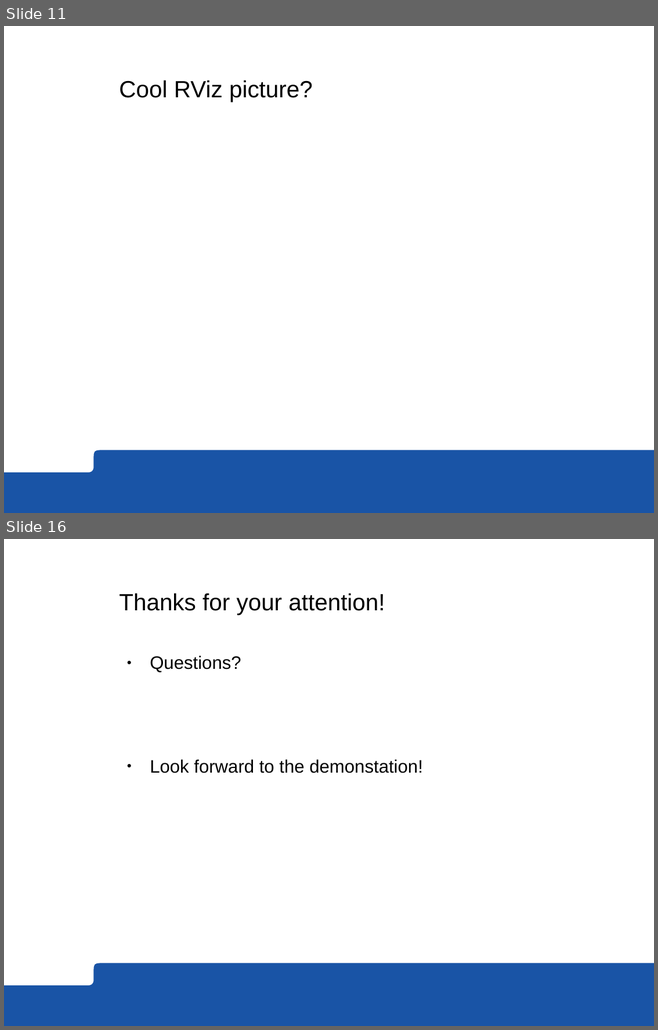
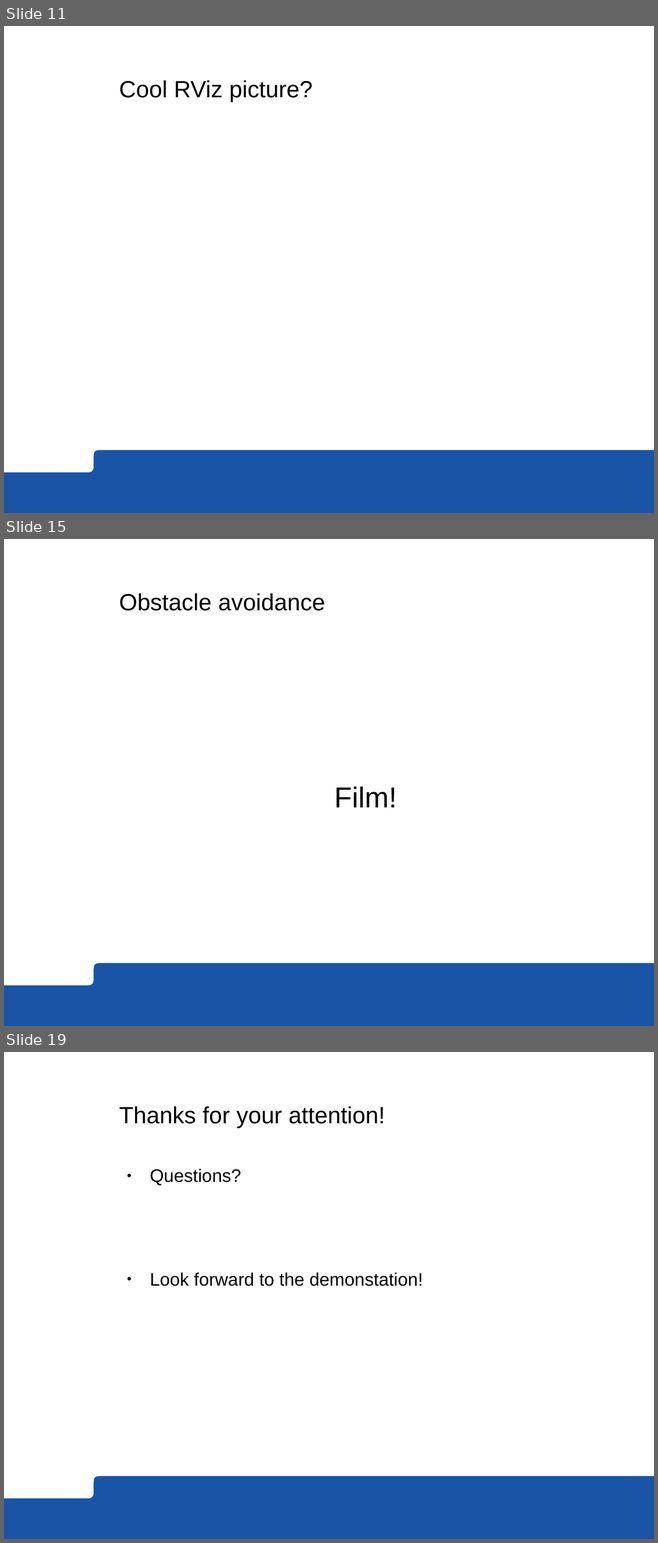
Before and after one commit to roussePaul/kampala, a slide deck: presentation/presentation.odp. Shown one above the other, each under a label of ours: slides 11 and 16 before the commit, slides 11, 15 and 19 after it; the slides between them are not shown. The pictures are 658x1030 and 658x1543 pixels, drawn with LibreOffice and Linux fonts; fonts in the diff are those of the drawing; background and template pictures are left out. Boxes give left, top, right and bottom in pixels: in the first picture for what was removed or moved away, otherwise in the second. Text is boxed around its words. In the diff, an @@ line names an element or a change of style, - is before the commit and + after.

```diff
--- a/presentation/presentation.odp
+++ b/presentation/presentation.odp
@@ slide 15 added at box(4, 539, 654, 1026), background #FFFFFF; not listed: 1 template element that a slide beside it also shows @@
@@ title added at box(119, 593, 325, 611), 26 pt, text #000000 @@
+Obstacle avoidance
@@ text added at box(334, 787, 397, 808), 32 pt, text #000000 @@
+Film!
@@ what was slide 16 is now slide 19 @@
```
Also in this commit, not shown: 4 slides changed, 2 other slides added.
